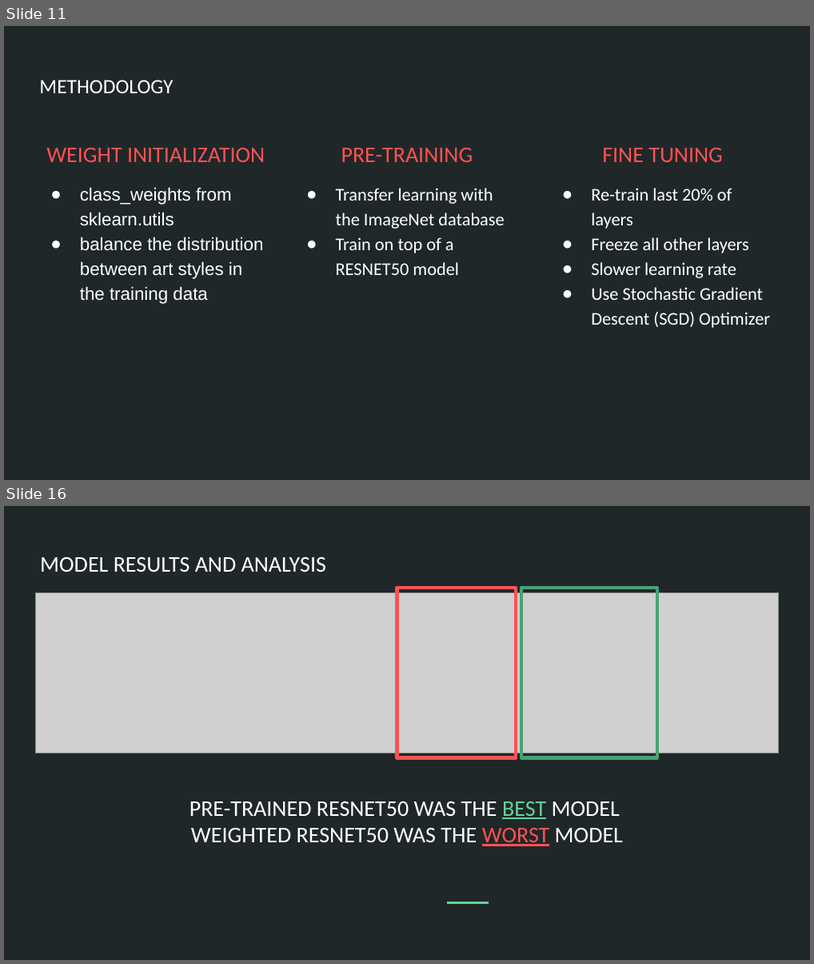
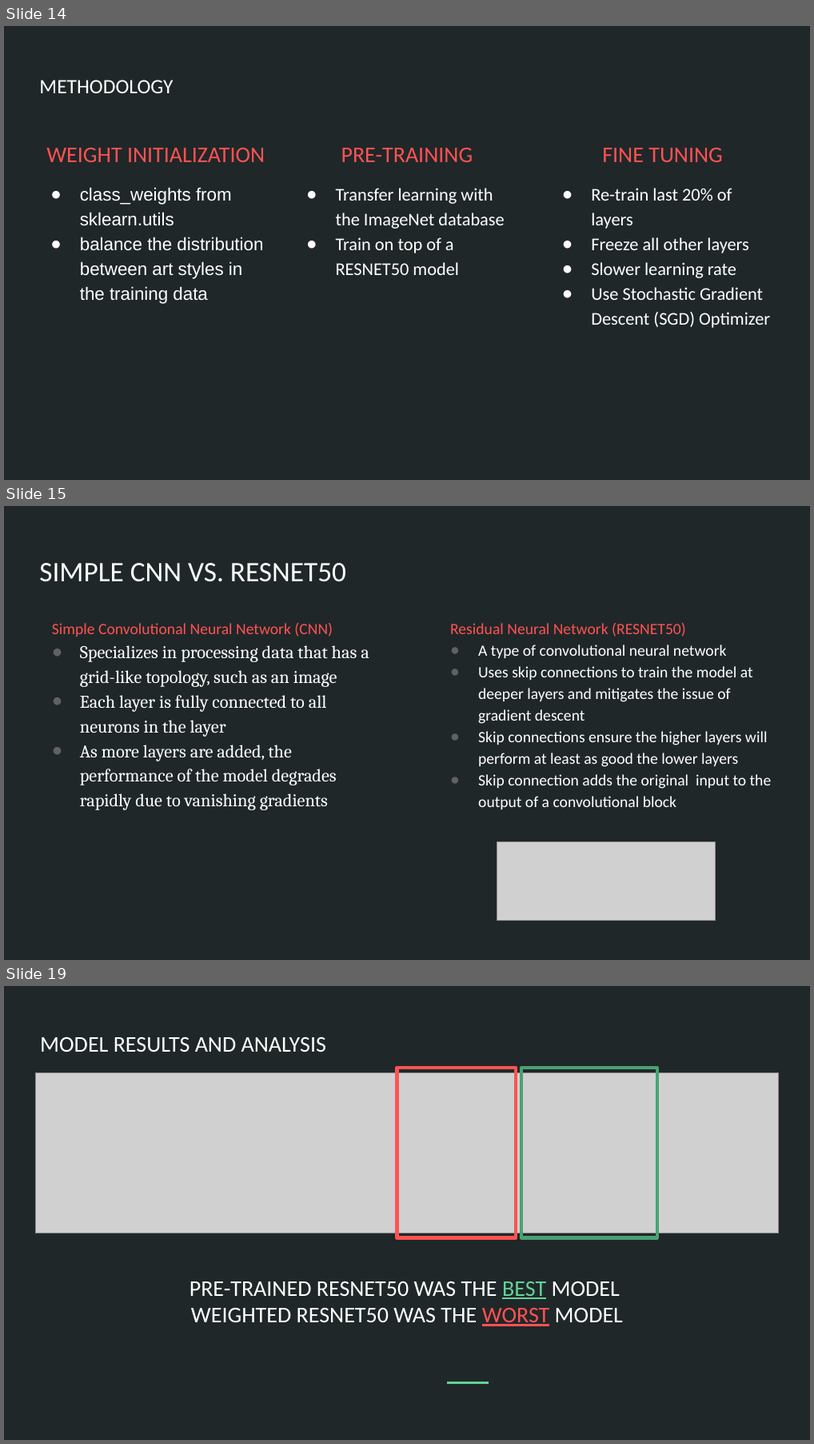
Before and after one commit to justinepicar/Art_Style_Classification, a slide deck: presentation/Art_Classification_ppt.pptx. Shown one above the other, each under a label of ours: slides 11 and 16 before the commit, slides 14, 15 and 19 after it; the slides between them are not shown. The pictures are 814x964 and 814x1444 pixels, drawn with LibreOffice and Linux fonts; fonts in the diff are those of the drawing; grey boxes stand for pictures. Boxes give left, top, right and bottom in pixels: in the first picture for what was removed or moved away, otherwise in the second. Text is boxed around its words. In the diff, an @@ line names an element or a change of style, - is before the commit and + after.

```diff
--- a/presentation/Art_Classification_ppt.pptx
+++ b/presentation/Art_Classification_ppt.pptx
@@ slide 15 added at (x1=4, y1=506, x2=810, y2=960), background #202729 @@
@@ title added at (x1=39, y1=563, x2=346, y2=582), 25.2 pt, text #FFFFFF @@
+SIMPLE CNN VS. RESNET50
@@ text added at (x1=52, y1=623, x2=370, y2=810), 16 pt, text #FFFFFF @@
+Simple Convolutional Neural Network (CNN)
+● Specializes in processing data that has a grid-like topology, such as an image
+● Each layer is fully connected to all neurons in the layer
+● As more layers are added, the performance of the model degrades rapidly due to vanishing gradients
@@ text added at (x1=450, y1=623, x2=772, y2=809), 14 pt, text #FFFFFF @@
+Residual Neural Network (RESNET50)
+● A type of convolutional neural network
+● Uses skip connections to train the model at deeper layers and mitigates the issue of gradient descent
+● Skip connections ensure the higher layers will perform at least as good the lower layers
+● Skip connection adds the original input to the output of a convolutional block
@@ picture added at (x1=498, y1=842, x2=715, y2=920) @@
@@ what was slide 11 is now slide 14 @@
@@ what was slide 16 is now slide 19 @@
```
Also in this commit, not shown: 9 slides changed, 4 other slides added, 7 other files.
